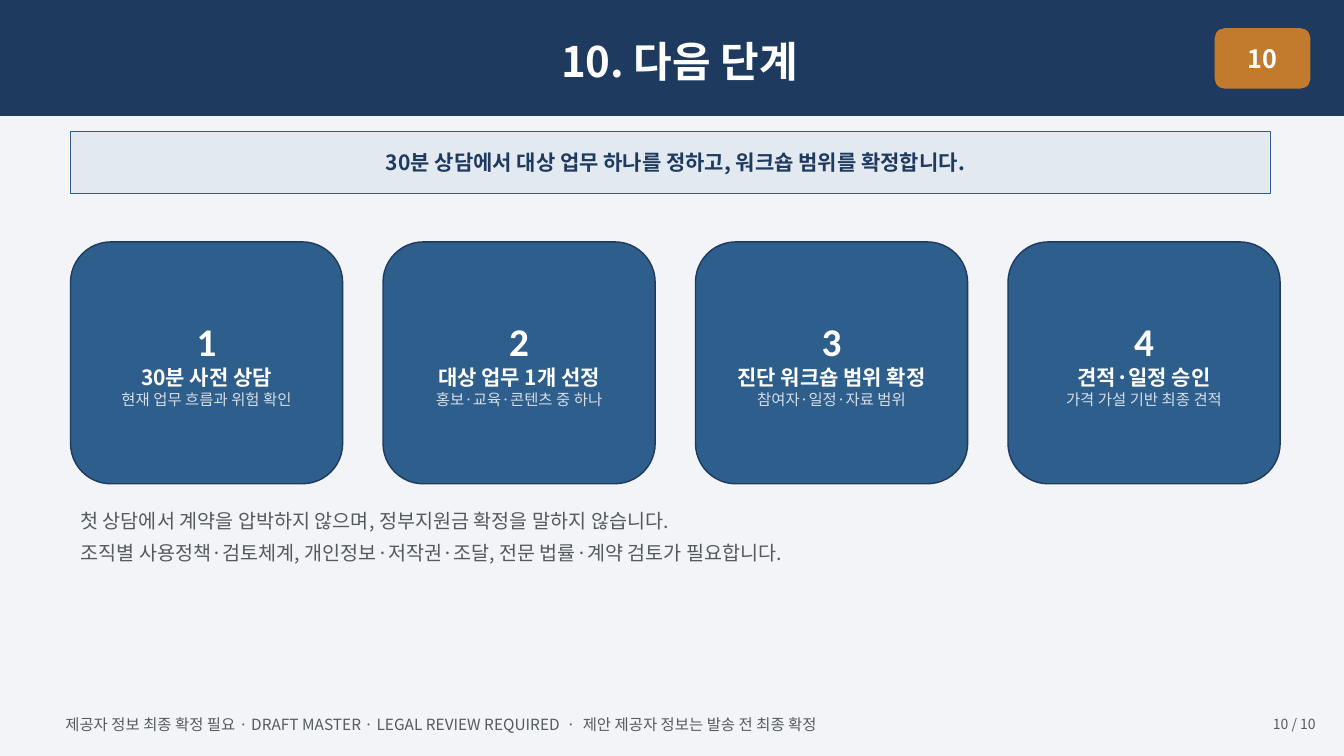
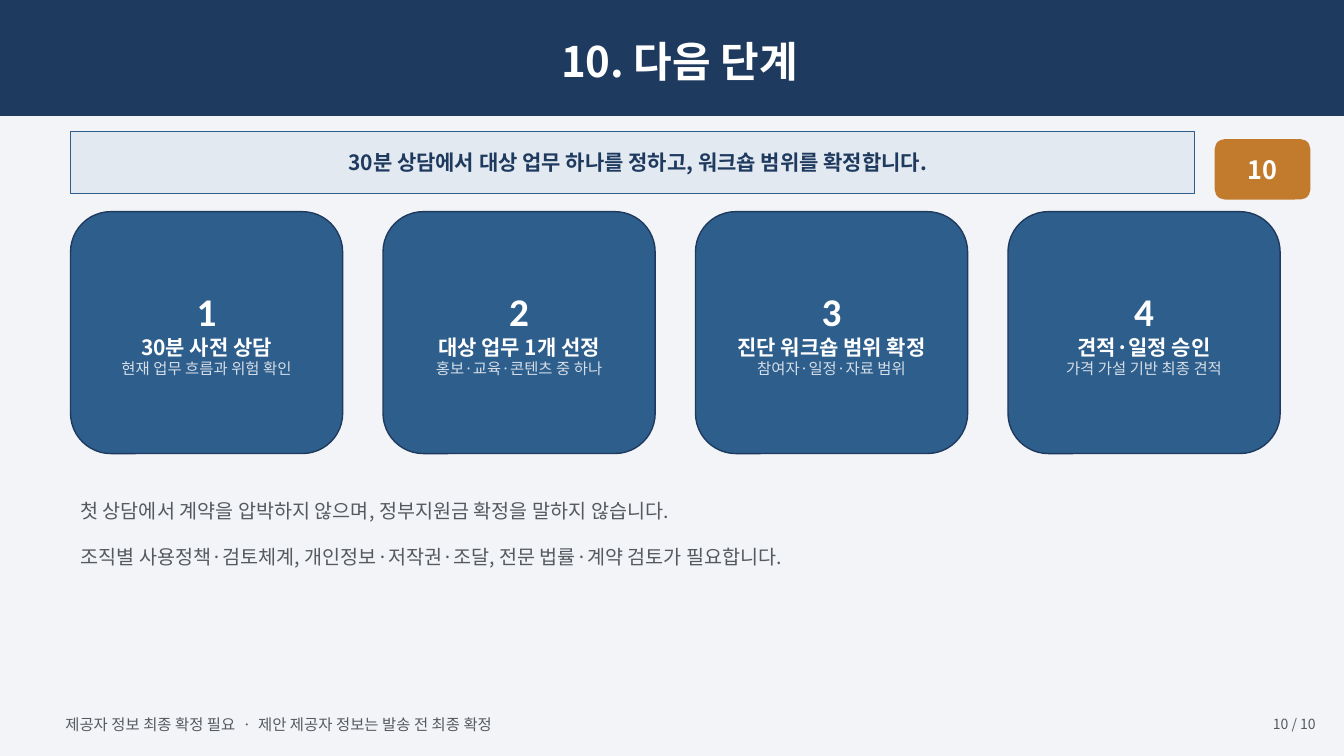
Before and after one commit to skerishKang/ai-revenue-lab, a slide deck: slide 10 of docs/commercial/business-35-ai-media-education-dx/customer-package/Business35_Master_Proposal_10p.pptx. Drawn at 1344x756 pixels with LibreOffice and Linux fonts; fonts in the diff are those of the drawing. Boxes give left, top, right and bottom in pixels: in the first picture for what was removed or moved away, otherwise in the second. Text is boxed around its words. In the diff, an @@ line names an element or a change of style, - is before the commit and + after.

```diff
--- a/docs/commercial/business-35-ai-media-education-dx/customer-package/Business35_Master_Proposal_10p.pptx
+++ b/docs/commercial/business-35-ai-media-education-dx/customer-package/Business35_Master_Proposal_10p.pptx
@@ rectangle "30분 상담에서 대상 업무 하나를 ...": place and size @@
-rectangle "30분 상담에서 대상 업무 하나를 ..." at (71, 131, 1270, 194)
+rectangle "30분 상담에서 대상 업무 하나를 ..." at (71, 131, 1195, 194)
@@ rounded rectangle "10": place and size @@
-rounded rectangle "10" at (1215, 28, 1311, 89)
+rounded rectangle "10" at (1215, 139, 1311, 200)
@@ 4 rounded rectangles: place and size @@
-4 rounded rectangles at (71, 242, 1280, 484)
+4 rounded rectangles at (71, 212, 1280, 454)
@@ text "첫 상담에서 계약을 압박하지 않으며, ...": place and size @@
-text "첫 상담에서 계약을 압박하지 않으며, ..." at (80, 511, 782, 564)
+text "첫 상담에서 계약을 압박하지 않으며, ..." at (80, 501, 782, 568)
@@ text "첫 상담에서 계약을 압박하지 않으며, ..." at (80, 501, 782, 568): more space between paragraphs @@
@@ text at (65, 717, 492, 731): text changed @@
-제공자 정보 최종 확정 필요 · DRAFT MASTER · LEGAL REVIEW REQUIRED · 제안 제공자 정보는 발송 전 최종 확정
+제공자 정보 최종 확정 필요 · 제안 제공자 정보는 발송 전 최종 확정
```
Also in this commit, not shown: 8 other slides changed, 1 slide added, 1 slide removed, 25 other files.
